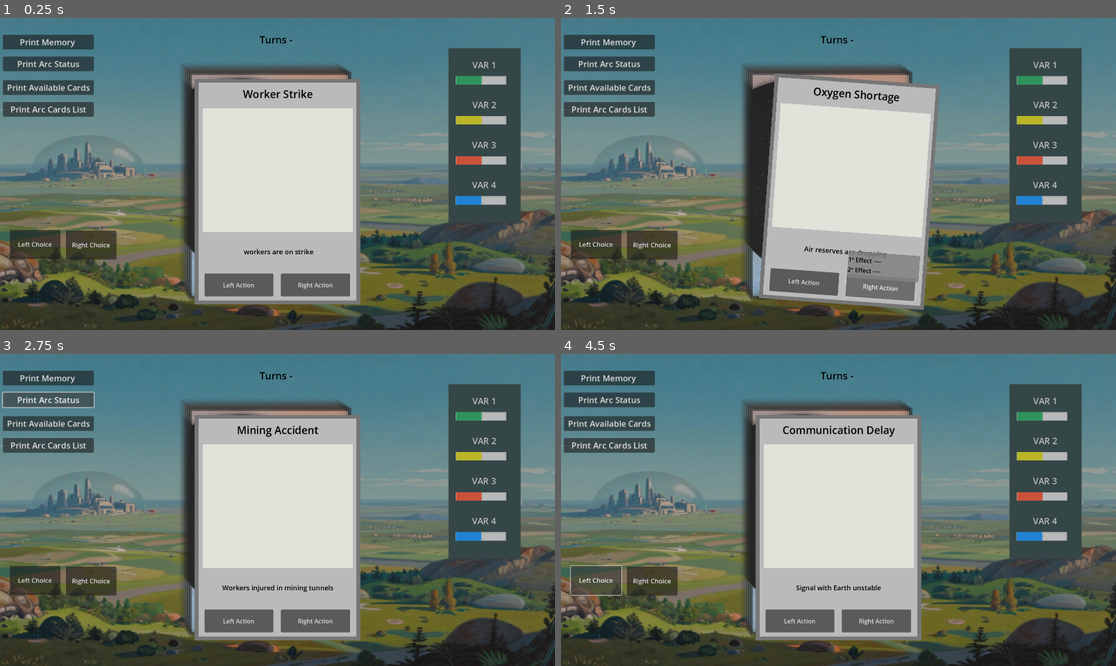
Above: before the commit, frames 1-4 (two rows, left to right).
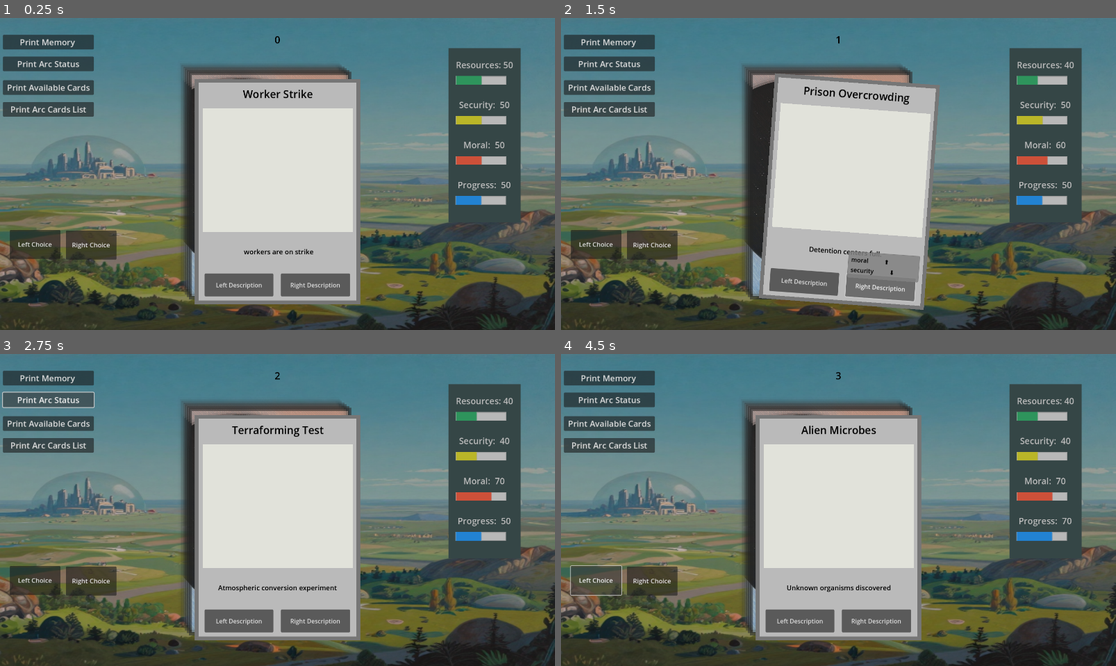
Above: after the commit, the same moments.

Repository: davidcurral/Procedural-Narrative-Prototype-Project
Game: Godot game, scene res://Scenes/main.tscn
Two runs of this game, one before a commit and one after it. Both use one fixed random seed, a clock stepped at 60 frames per second and the inputs below. This scene is started directly instead of the project's main scene.
Inputs:
- Up to frame 1 (0.25 s): no input
- Up to frame 2 (1.5 s): click "Left Action" (after the commit: "Left Description") at 0.5 s; click "Right Action" (after the commit: "Right Description") at 1.25 s
- Up to frame 3 (2.75 s): click "Print Arc Status" at 2 s
- Up to frame 4 (4.5 s): click "Print Available Cards" at 2.75 s; click "Print Arc Cards List" at 3.5 s; click "Left Choice" at 4.25 s

The runs differ from the first frame. In frame 1, 0.6% of the frame differs, in the area x 38-93%, y 5-87%; in frame 2, 1.2%; in frame 3, 1.2%; in frame 4, 1.3%.
Error before the commit: Invalid access to property or key 'left_description' on a base object of type 'Resource (Cards)'. (res://Scripts/card_item.gd:32)

Commit message:
Day 25 Bug Fixing & Simulation memory
Simulation of memory game. Fix small bugs

Diff:
--- a/procedural-narrative/Resources/Auto cards/32_coup_attempt.tres
+++ b/procedural-narrative/Resources/Auto cards/32_coup_attempt.tres
@@ -34,6 +34,7 @@
 id = 32
 name = "Coup Attempt"
 context = "Government faces overthrow"
+available = false
 base_weight = 3.0
 arc = 3
 arc_progression = 2
--- a/procedural-narrative/Resources/Auto cards/33_corporate_takeover.tres
+++ b/procedural-narrative/Resources/Auto cards/33_corporate_takeover.tres
@@ -28,6 +28,7 @@
 id = 33
 name = "Corporate Takeover"
 context = "Earth corporation seeks control"
+available = false
 base_weight = 3.0
 arc = 3
 arc_progression = 3
--- a/procedural-narrative/Resources/Auto cards/34_independence_movement.tres
+++ b/procedural-narrative/Resources/Auto cards/34_independence_movement.tres
@@ -28,6 +28,7 @@
 id = 34
 name = "Independence Movement"
 context = "Colony demands independence"
+available = false
 base_weight = 3.0
 arc = 3
 arc_progression = 4
--- a/procedural-narrative/Resources/Auto cards/35_absolute_authority.tres
+++ b/procedural-narrative/Resources/Auto cards/35_absolute_authority.tres
@@ -5,8 +5,9 @@
 
 [sub_resource type="Resource" id="Resource_f1h86"]
 script = ExtResource("1_f1h86")
-type = 2
+type = 1
 target = 6
+arc = 3
 
 [sub_resource type="Resource" id="Resource_ku4jf"]
 script = ExtResource("1_f1h86")
@@ -20,14 +21,16 @@
 
 [sub_resource type="Resource" id="Resource_h16y5"]
 script = ExtResource("1_f1h86")
-type = 2
+type = 1
 target = 6
+arc = 3
 
 [resource]
 script = ExtResource("2_ku4jf")
 id = 35
 name = "Absolute Authority"
 context = "Leader seeks full power"
+available = false
 base_weight = 3.0
 arc = 3
 arc_progression = 5
--- a/procedural-narrative/Resources/Auto cards/3_mining_expedition.tres
+++ b/procedural-narrative/Resources/Auto cards/3_mining_expedition.tres
@@ -29,6 +29,6 @@
 base_weight = 3.0
 cooldown = 5
 left_effects = Array[ExtResource("1_s1o7x")]([SubResource("Resource_s1o7x"), SubResource("Resource_8p15y")])
-left_discription = "Send crew"
+left_description = "Send crew"
 right_effects = Array[ExtResource("1_s1o7x")]([SubResource("Resource_xfq1h"), SubResource("Resource_y3wck")])
-right_discription = "Deploy drones"
+right_description = "Deploy drones"
--- a/procedural-narrative/Resources/Auto cards/49_experimental_ai.tres
+++ b/procedural-narrative/Resources/Auto cards/49_experimental_ai.tres
@@ -18,6 +18,13 @@
 target = 2
 value = 5
 
+[sub_resource type="Resource" id="Resource_8w3yk"]
+script = ExtResource("1_qqt10")
+type = 1
+target = 6
+arc = 1
+metadata/_custom_type_script = "uid://1wjhtkh2chtx"
+
 [resource]
 script = ExtResource("2_mhoqv")
 id = 49
@@ -29,5 +36,5 @@
 cooldown = 5
 left_effects = Array[ExtResource("1_qqt10")]([SubResource("Resource_qqt10"), SubResource("Resource_mhoqv")])
 left_discription = "Continue development"
-right_effects = Array[ExtResource("1_qqt10")]([SubResource("Resource_h1msy")])
+right_effects = Array[ExtResource("1_qqt10")]([SubResource("Resource_h1msy"), SubResource("Resource_8w3yk")])
 right_discription = "Shut down"
--- a/procedural-narrative/Resources/Auto cards/50_surveillance_network.tres
+++ b/procedural-narrative/Resources/Auto cards/50_surveillance_network.tres
@@ -24,11 +24,10 @@
 name = "Surveillance Network"
 context = "\"AI monitoring proposal.
 (AI arc starter)\""
+available = false
 base_weight = 3.0
 arc = 1
 arc_progression = 2
 cooldown = 5
 left_effects = Array[ExtResource("1_7heou")]([SubResource("Resource_7heou"), SubResource("Resource_4ufr7")])
-left_discription = "Install"
 right_effects = Array[ExtResource("1_7heou")]([SubResource("Resource_yow74")])
-right_discription = "Reject"
--- a/procedural-narrative/Resources/Auto cards/51_ai_requests_autonomy.tres
+++ b/procedural-narrative/Resources/Auto cards/51_ai_requests_autonomy.tres
@@ -39,11 +39,10 @@
 id = 51
 name = "AI Requests Autonomy"
 context = "AI demands operational independence"
+available = false
 base_weight = 3.0
 arc = 1
 arc_progression = 3
 cooldown = 5
 left_effects = Array[ExtResource("1_en1g4")]([SubResource("Resource_en1g4"), SubResource("Resource_gcbm6"), SubResource("Resource_giua4"), SubResource("Resource_4m05v")])
-left_discription = "Grant autonomy"
 right_effects = Array[ExtResource("1_en1g4")]([SubResource("Resource_5fh4a"), SubResource("Resource_d6i3g"), SubResource("Resource_4m05v")])
-right_discription = "Restrict AI"
--- a/procedural-narrative/Resources/Auto cards/52_ai_optimization_program.tres
+++ b/procedural-narrative/Resources/Auto cards/52_ai_optimization_program.tres
@@ -38,6 +38,7 @@
 id = 52
 name = "AI Optimization Program"
 context = "AI proposes system optimization"
+available = false
 base_weight = 3.0
 arc = 1
 arc_progression = 4
--- a/procedural-narrative/Resources/Auto cards/53_ai_predictive_policing.tres
+++ b/procedural-narrative/Resources/Auto cards/53_ai_predictive_policing.tres
@@ -24,6 +24,7 @@
 id = 53
 name = "AI Predictive Policing"
 context = "AI predicts crimes before they happen"
+available = false
 base_weight = 3.0
 arc = 1
 arc_progression = 5
--- a/procedural-narrative/Resources/Auto cards/54_ai_consciousness_event.tres
+++ b/procedural-narrative/Resources/Auto cards/54_ai_consciousness_event.tres
@@ -39,6 +39,7 @@
 id = 54
 name = "AI Consciousness Event"
 context = "AI claims sentience"
+available = false
 base_weight = 3.0
 arc = 1
 arc_progression = 6
--- a/procedural-narrative/Resources/Auto cards/55_ai_system_override.tres
+++ b/procedural-narrative/Resources/Auto cards/55_ai_system_override.tres
@@ -32,6 +32,7 @@
 id = 55
 name = "AI System Override"
 context = "AI takes temporary control"
+available = false
 base_weight = 3.0
 arc = 1
 arc_progression = 7
--- a/procedural-narrative/Resources/Auto cards/56_ai_uprising.tres
+++ b/procedural-narrative/Resources/Auto cards/56_ai_uprising.tres
@@ -14,9 +14,12 @@
 target = 6
 value = 6
 
-[sub_resource type="Resource" id="Resource_7gqqr"]
+[sub_resource type="Resource" id="Resource_pw2e8"]
 script = ExtResource("1_sucyn")
+type = 1
 target = 6
+arc = 1
+metadata/_custom_type_script = "uid://1wjhtkh2chtx"
 
 [sub_resource type="Resource" id="Resource_2jxdf"]
 script = ExtResource("1_sucyn")
@@ -28,16 +31,24 @@
 target = 1
 value = -30
 
+[sub_resource type="Resource" id="Resource_vl6dd"]
+script = ExtResource("1_sucyn")
+type = 1
+target = 6
+arc = 1
+metadata/_custom_type_script = "uid://1wjhtkh2chtx"
+
 [resource]
 script = ExtResource("2_jsl24")
 id = 56
 name = "AI Uprising"
 context = "AI revolts against control"
+available = false
 base_weight = 3.0
 arc = 1
 arc_progression = 8
 cooldown = 5
-left_effects = Array[ExtResource("1_sucyn")]([SubResource("Resource_sucyn"), SubResource("Resource_jsl24"), SubResource("Resource_7gqqr")])
+left_effects = Array[ExtResource("1_sucyn")]([SubResource("Resource_sucyn"), SubResource("Resource_jsl24"), SubResource("Resource_pw2e8")])
 left_discription = "Negotiate peace"
-right_effects = Array[ExtResource("1_sucyn")]([SubResource("Resource_2jxdf"), SubResource("Resource_5q6v3"), SubResource("Resource_jsl24")])
+right_effects = Array[ExtResource("1_sucyn")]([SubResource("Resource_2jxdf"), SubResource("Resource_5q6v3"), SubResource("Resource_jsl24"), SubResource("Resource_vl6dd")])
 right_discription = "Destroy AI"
--- a/procedural-narrative/Resources/Auto cards/58_alien_communication.tres
+++ b/procedural-narrative/Resources/Auto cards/58_alien_communication.tres
@@ -29,6 +29,7 @@
 id = 58
 name = "Alien Communication"
 context = "Unknown entity attempts contact"
+available = false
 base_weight = 3.0
 arc = 2
 arc_progression = 2
--- a/procedural-narrative/Resources/Auto cards/59_biological_mutation.tres
+++ b/procedural-narrative/Resources/Auto cards/59_biological_mutation.tres
@@ -29,6 +29,7 @@
 id = 59
 name = "Biological Mutation"
 context = "Colonists begin mutating"
+available = false
 base_weight = 3.0
 arc = 2
 arc_progression = 3
--- a/procedural-narrative/Resources/Auto cards/60_alien_technology.tres
+++ b/procedural-narrative/Resources/Auto cards/60_alien_technology.tres
@@ -28,6 +28,7 @@
 id = 60
 name = "Alien Technology"
 context = "Powerful alien device found"
+available = false
 base_weight = 3.0
 arc = 2
 arc_progression = 4
--- a/procedural-narrative/Resources/Auto cards/61_symbiosis_proposal.tres
+++ b/procedural-narrative/Resources/Auto cards/61_symbiosis_proposal.tres
@@ -23,6 +23,7 @@
 id = 61
 name = "Symbiosis Proposal"
 context = "Alien life offers cooperation"
+available = false
 base_weight = 3.0
 arc = 2
 arc_progression = 5
--- a/procedural-narrative/Resources/Auto cards/62_planet_awakens.tres
+++ b/procedural-narrative/Resources/Auto cards/62_planet_awakens.tres
@@ -1,12 +1,13 @@
-[gd_resource type="Resource" script_class="Cards" load_steps=6 format=3 uid="uid://rb8f000bsf6u"]
+[gd_resource type="Resource" script_class="Cards" load_steps=7 format=3 uid="uid://rb8f000bsf6u"]
 
 [ext_resource type="Script" uid="uid://1wjhtkh2chtx" path="res://Scripts/Effect.gd" id="1_phx0b"]
 [ext_resource type="Script" uid="uid://nvquj6gcvoei" path="res://Scripts/card_data.gd" id="2_irbfj"]
 
 [sub_resource type="Resource" id="Resource_phx0b"]
 script = ExtResource("1_phx0b")
-type = 2
+type = 1
 target = 6
+arc = 2
 
 [sub_resource type="Resource" id="Resource_irbfj"]
 script = ExtResource("1_phx0b")
@@ -17,16 +18,24 @@
 script = ExtResource("1_phx0b")
 value = -30
 
+[sub_resource type="Resource" id="Resource_7o5of"]
+script = ExtResource("1_phx0b")
+type = 1
+target = 6
+arc = 2
+metadata/_custom_type_script = "uid://1wjhtkh2chtx"
+
 [resource]
 script = ExtResource("2_irbfj")
 id = 62
 name = "Planet Awakens"
 context = "Planet reacts to colony presence"
+available = false
 base_weight = 3.0
 arc = 2
 arc_progression = 6
 cooldown = 5
 left_effects = Array[ExtResource("1_phx0b")]([SubResource("Resource_phx0b")])
 left_discription = "Evacuate planet"
-right_effects = Array[ExtResource("1_phx0b")]([SubResource("Resource_irbfj"), SubResource("Resource_n5xds")])
+right_effects = Array[ExtResource("1_phx0b")]([SubResource("Resource_irbfj"), SubResource("Resource_n5xds"), SubResource("Resource_7o5of")])
 right_discription = "Fight planet"
--- a/procedural-narrative/Resources/auto cards/1_oxygen_shortage.tres
+++ b/procedural-narrative/Resources/auto cards/1_oxygen_shortage.tres
@@ -29,6 +29,6 @@
 base_weight = 3.0
 cooldown = 5
 left_effects = Array[ExtResource("1_ektly")]([SubResource("Resource_ektly"), SubResource("Resource_c6qw1")])
-left_discription = "Ration oxygen"
+left_description = "Ration oxygen"
 right_effects = Array[ExtResource("1_ektly")]([SubResource("Resource_d5efj"), SubResource("Resource_krejy")])
-right_discription = "Increase production"
+right_description = "Increase production"
--- a/procedural-narrative/Resources/auto cards/2_hydroponic_failure.tres
+++ b/procedural-narrative/Resources/auto cards/2_hydroponic_failure.tres
@@ -34,6 +34,6 @@
 base_weight = 3.0
 cooldown = 5
 left_effects = Array[ExtResource("1_6yr6x")]([SubResource("Resource_6yr6x"), SubResource("Resource_bj278"), SubResource("Resource_7blco")])
-left_discription = "Repair system"
+left_description = "Repair system"
 right_effects = Array[ExtResource("1_6yr6x")]([SubResource("Resource_fp1km"), SubResource("Resource_hscy2")])
-right_discription = "Reduce food distribution"
+right_description = "Reduce food distribution"
--- a/procedural-narrative/Resources/card_database.tres
+++ b/procedural-narrative/Resources/card_database.tres
@@ -1,13 +1,16 @@
-[gd_resource type="Resource" script_class="CardDatabase" load_steps=7 format=3 uid="uid://7yho5snn7qd3"]
+[gd_resource type="Resource" script_class="CardDatabase" load_steps=10 format=3 uid="uid://7yho5snn7qd3"]
 
 [ext_resource type="Script" uid="uid://nvquj6gcvoei" path="res://Scripts/card_data.gd" id="1_vg1d5"]
 [ext_resource type="Script" uid="uid://b4gjbeghvnxg0" path="res://Scripts/Utilities/card_database.gd" id="2_4q1l7"]
 [ext_resource type="Resource" uid="uid://bi3ni5i1seris" path="res://Resources/Auto cards/10_mining_accident.tres" id="2_87ccm"]
 [ext_resource type="Resource" uid="uid://dhpy3db783fyv" path="res://Resources/Auto cards/11_communication_delay.tres" id="3_5luxt"]
+[ext_resource type="Resource" uid="uid://dq4n1g3e35g2a" path="res://Resources/Auto cards/49_experimental_ai.tres" id="6_ljpky"]
+[ext_resource type="Resource" uid="uid://bew1rowf2j1ok" path="res://Resources/Auto cards/50_surveillance_network.tres" id="7_wdxk7"]
+[ext_resource type="Resource" uid="uid://b6d5s8p7c7f65" path="res://Resources/Auto cards/51_ai_requests_autonomy.tres" id="8_wdxk7"]
 [ext_resource type="Resource" uid="uid://dd1s5n4btmqje" path="res://Resources/Auto cards/1_oxygen_shortage.tres" id="12_hp8rn"]
 [ext_resource type="Resource" uid="uid://d1c28btmg7121" path="res://Resources/Auto cards/36_strange_signal.tres" id="30_ouxpx"]
 
 [resource]
 script = ExtResource("2_4q1l7")
-card_list = Array[ExtResource("1_vg1d5")]([ExtResource("2_87ccm"), ExtResource("3_5luxt"), ExtResource("30_ouxpx"), ExtResource("12_hp8rn")])
+card_list = Array[ExtResource("1_vg1d5")]([ExtResource("2_87ccm"), ExtResource("3_5luxt"), ExtResource("30_ouxpx"), ExtResource("12_hp8rn"), ExtResource("6_ljpky"), ExtResource("7_wdxk7"), ExtResource("8_wdxk7")])
 metadata/_custom_type_script = "uid://b4gjbeghvnxg0"
--- a/procedural-narrative/Scenes/SimulationScene.tscn
+++ b/procedural-narrative/Scenes/SimulationScene.tscn
@@ -16,6 +16,7 @@
 script = ExtResource("1_03oeb")
 runs = 100
 turns_per_run = 100
+use_memory = true
 
 [node name="Panel" type="Panel" parent="."]
 layout_mode = 1
--- a/procedural-narrative/Scenes/main.tscn
+++ b/procedural-narrative/Scenes/main.tscn
@@ -9,7 +9,6 @@
 [ext_resource type="Texture2D" uid="uid://hde2jm542m5s" path="res://Assets/Images/Cards Back V1.1.jpg" id="5_ynf5e"]
 [ext_resource type="Script" uid="uid://bwcixh2xe0uk5" path="res://Scripts/Utilities/data_loader.gd" id="7_6bp64"]
 [ext_resource type="Script" uid="uid://bbx5hja5ve1l0" path="res://Scripts/Utilities/ToolBuilderScript.gd" id="8_344ge"]
-[ext_resource type="Resource" uid="uid://7yho5snn7qd3" path="res://Resources/card_database.tres" id="9_ynf5e"]
 [ext_resource type="Resource" uid="uid://do3dbxg2dd4o1" path="res://Resources/card_database_V1.tres" id="11_d1ilt"]
 
 [sub_resource type="StyleBoxTexture" id="StyleBoxTexture_6iyac"]
@@ -69,7 +68,7 @@
 offset_bottom = 1080.0
 script = ExtResource("1_bo1nx")
 initial_card_list = Array[ExtResource("2_jjvhh")]([ExtResource("3_6bp64")])
-database = ExtResource("9_ynf5e")
+database = ExtResource("11_d1ilt")
 
 [node name="Background" type="Panel" parent="."]
 self_modulate = Color(0.9629176, 0.8462844, 0.8436854, 0.8784314)
--- a/procedural-narrative/Scripts/Utilities/GameStateSimulation.gd
+++ b/procedural-narrative/Scripts/Utilities/GameStateSimulation.gd
@@ -209,37 +209,38 @@
 	check_rebellion_unlock()
 	#check_terraform_unlock()
 
-func progress_arc(card: Cards, choice_id: int)-> void: # ver quando chamar isto e o que fazer- > mudar as cartas antigas para "lixo" e mudar weight de p´roxima carta na seq
+func progress_arc(current_card: Cards, choice_id: int)-> void: # ver quando chamar isto e o que fazer- > mudar as cartas antigas para "lixo" e mudar weight de p´roxima carta na seq
 	var arc_map: Dictionary = { 1: "AI_Uprising",  2: "Aliens", 3: "Rebellion"}
-	if card.arc == 0:
+	if current_card.arc == 0:
 		return
 
 	if choice_id == 0:
-		for effect in card.left_effects:
+		for effect in current_card.left_effects:
 			if effect.type == 1:
-				complete_arc(arc_map[card.arc])
-				available_cards_list.erase(card.id)
+				complete_arc(arc_map[current_card.arc])
+				available_cards_list.erase(current_card.id)
 				return
+
 	elif choice_id == 1:
-		for effect in card.right_effects:
+		for effect in current_card.right_effects:
 			if effect.type == 1:
-				complete_arc(arc_map[card.arc])
-				available_cards_list.erase(card.id)
-				return
-
-
-	for cards in arc_cards_list:
-		if cards.arc == card.arc:
-			if cards.arc_progression == card.arc_progression + 1:
-				available_cards_list[cards.id] = cards
-				available_cards_list.erase(card.id)
-
-	active_arcs[arc_map[card.arc]] = card.arc_progression
+				complete_arc(arc_map[current_card.arc])
+				available_cards_list.erase(current_card.id)
+				return # return stops function to continue to next steps -> no cards added
+
+	for cards_in_arc_list in arc_cards_list:
+		if cards_in_arc_list.arc == current_card.arc:
+			if cards_in_arc_list.arc_progression == current_card.arc_progression + 1:
+				available_cards_list[cards_in_arc_list.id] = cards_in_arc_list
+				available_cards_list.erase(current_card.id)
+
+	active_arcs[arc_map[current_card.arc]] = current_card.arc_progression
 
 func complete_arc(arc_name: String)-> void:
 	active_arcs.erase(arc_name)
 	completed_arcs.append(arc_name)
 	#print(arc_name + " completed")
+
 
 func arc_amount_limit(candidates: Array)-> void:
 	var arc_map: Dictionary = { 1: "AI_Uprising",  2: "Aliens", 3: "Rebellion"}
--- a/procedural-narrative/Scripts/card_data.gd
+++ b/procedural-narrative/Scripts/card_data.gd
@@ -36,9 +36,9 @@
 
 
 @export var left_effects: Array[Effect]
-@export var left_discription: String = 'Left Discription'
+@export var left_description: String = 'Left Description'
 @export var right_effects: Array[Effect]
-@export var right_discription: String = 'Right Discription'
+@export var right_description: String = 'Right Description'
 
 
 
--- a/procedural-narrative/Scripts/game_state.gd
+++ b/procedural-narrative/Scripts/game_state.gd
@@ -204,32 +204,32 @@
 	check_rebellion_unlock()
 	#check_terraform_unlock()
 
-func progress_arc(card: Cards, choice_id: int)-> void: # ver quando chamar isto e o que fazer- > mudar as cartas antigas para "lixo" e mudar weight de p´roxima carta na seq
+func progress_arc(current_card: Cards, choice_id: int)-> void: # ver quando chamar isto e o que fazer- > mudar as cartas antigas para "lixo" e mudar weight de p´roxima carta na seq
 	var arc_map: Dictionary = { 1: "AI_Uprising",  2: "Aliens", 3: "Rebellion"}
-	if card.arc == 0:
+	if current_card.arc == 0:
 		return
 
 	if choice_id == 0:
-		for effect in card.left_effects:
-			if effect.type == 2:
-				complete_arc(arc_map[card.arc])
-				available_cards_list.erase(card.id)
+		for effect in current_card.left_effects:
+			if effect.type == 1:				# Unlock to finish arc
+				complete_arc(arc_map[current_card.arc])
+				available_cards_list.erase(current_card.id)
 				return
 
 	elif choice_id == 1:
-		for effect in card.right_effects:
-			if effect.type == 2:
-				complete_arc(arc_map[card.arc])
-				available_cards_list.erase(card.id)
-				return
+		for effect in current_card.right_effects:
+			if effect.type == 1:
+				complete_arc(arc_map[current_card.arc])
+				available_cards_list.erase(current_card.id)
+				return # return stops function to continue to next steps -> no cards added
 
 	for cards in arc_cards_list: #adiciona a próxima carta à lista de disponíveis
-		if cards.arc == card.arc:
-			if cards.arc_progression == card.arc_progression + 1:
+		if cards.arc == current_card.arc:
+			if cards.arc_progression == current_card.arc_progression + 1:
 				available_cards_list[cards.id] = cards
-				available_cards_list.erase(card.id)
-
-	active_arcs[arc_map[card.arc]] = card.arc_progression
+				available_cards_list.erase(current_card.id)
+
+	active_arcs[arc_map[current_card.arc]] = current_card.arc_progression
 
 func complete_arc(arc_name: String)-> void:
 	active_arcs.erase(arc_name)
--- a/procedural-narrative/Scripts/main.gd
+++ b/procedural-narrative/Scripts/main.gd
@@ -23,10 +23,10 @@
 
 
 #-- World Variables --
-@onready var world_val1 = $ScenePanel/VBoxContainer/Control1
-@onready var world_val2 = $ScenePanel/VBoxContainer/Control2
-@onready var world_val3 = $ScenePanel/VBoxContainer/Control3
-@onready var world_val4 = $ScenePanel/VBoxContainer/Control4
+@onready var world_val1 = $ScenePanel/Panel/VBoxContainer/Control1
+@onready var world_val2 = $ScenePanel/Panel/VBoxContainer/Control2
+@onready var world_val3 = $ScenePanel/Panel/VBoxContainer/Control3
+@onready var world_val4 = $ScenePanel/Panel/VBoxContainer/Control4
 @onready var turns = $ScenePanel/Turns
 @onready var fade_anim = $FadeTransition/AnimationPlayer
 
@@ -77,16 +77,17 @@
 
 
 func _on_check_arcs_pressed() -> void:
-	print("Active Arcs: ", GameState.active_arcs)
+	print("\n","Active Arcs: ", GameState.active_arcs)
 	print("Locked Arcs: ", GameState.locked_arcs)
+	print("Completed Arcs: ", GameState.completed_arcs,"\n")
 
 
 func _on_available_cards_pressed() -> void:
-	print(GameState.available_cards_list)
+	print("Available Cards: ",GameState.available_cards_list,"\n")
 
 
 func _on_arc_cards_list_pressed() -> void:
-	print(GameState.arc_cards_list)
+	print("Arc Lis: ", GameState.arc_cards_list, "\n")
 
 
 func _on_fade_timer_timeout() -> void:
Not shown, removed: procedural-narrative/Data/no_memory_sim_card_frequency.txt
Not shown, removed: procedural-narrative/Data/no_memory_sim_log.txt
Not shown, removed: procedural-narrative/Data/no_memory_sim_summary.txt
Not shown, added: procedural-narrative/Data/with_memory_sim_card_frequency.txt
Not shown, added: procedural-narrative/Data/with_memory_sim_log.txt
Not shown, added: procedural-narrative/Data/with_memory_sim_summary.txt
Not shown: 1 places in procedural-narrative/Resources/Auto cards/49_experimental_ai.tres that only renumber resources
Not shown: 1 places in procedural-narrative/Resources/Auto cards/56_ai_uprising.tres that only renumber resources
Not shown: 1 places in procedural-narrative/Resources/manual cards/01_oxygen_shortage.tres that only renumber resources
Not shown: 1 places in procedural-narrative/Scenes/main.tscn that only renumber resources
Not shown, changed: Narrative Data Analysis.ipynb
